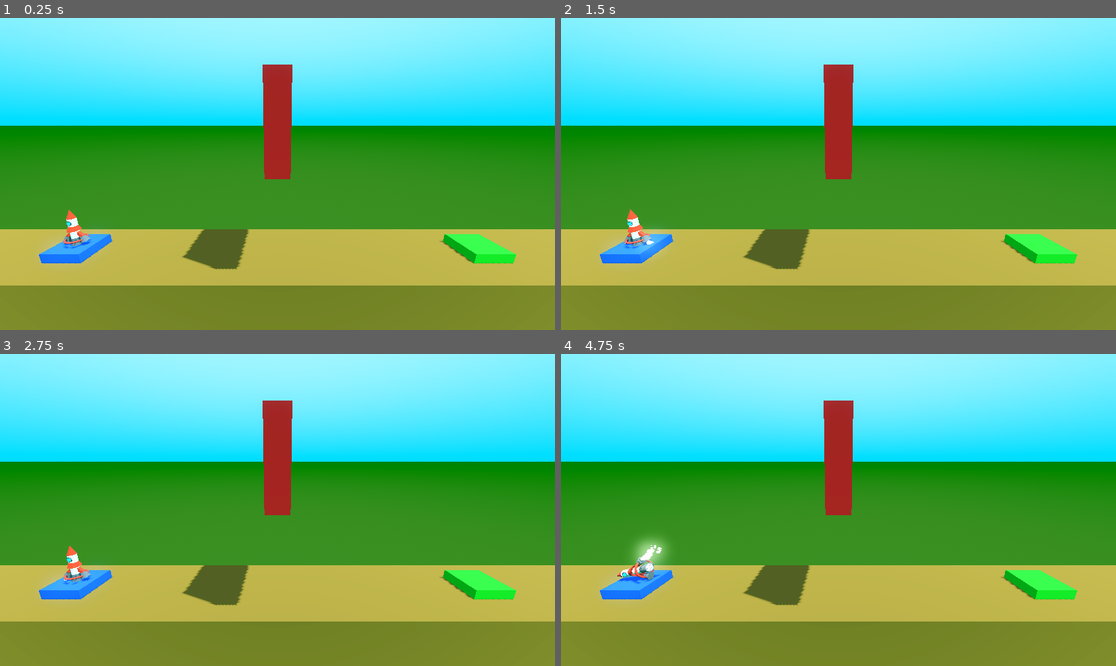
Above: before the commit, frames 1-4 (two rows, left to right).
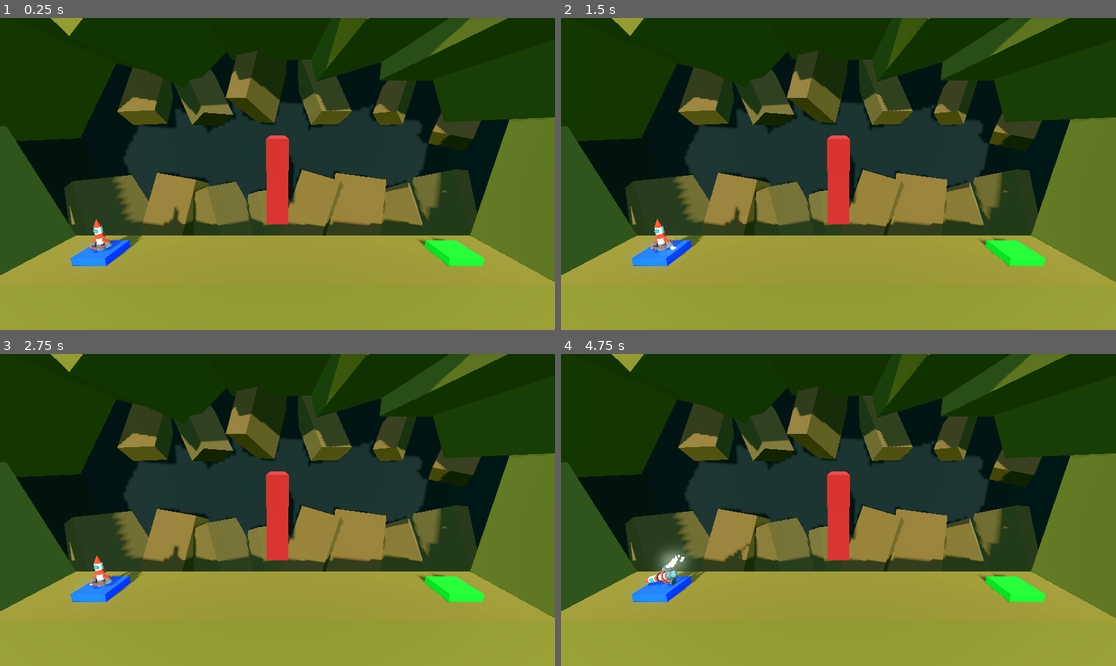
Above: after the commit, the same moments.

Repository: MateuszKosowski/Rocket-Game
Game: Godot game, scene res://scenes/lvl/level_1.tscn
Two runs of this game, one before a commit and one after it. Both use one fixed random seed, a clock stepped at 60 frames per second and the inputs below.
Inputs:
- Up to frame 1 (0.25 s): no input
- Up to frame 2 (1.5 s): tap Enter at 0.5 s; hold D (Right) 0.53-1.28 s; tap Space at 1.25 s; hold A (Left) from 1.28 s (still down)
- Up to frame 3 (2.75 s): tap Enter at 2 s; release A (Left) at 2.03 s; hold D (Right) from 2.03 s (still down)
- Up to frame 4 (4.75 s): release D (Right) at 2.78 s; hold W (Up) 2.78-3.53 s; hold A (Left) from 3.53 s (still down)

The runs differ from the first frame. In frame 1, 100% of the frame differs, in the area x 0-100%, y 0-100%; in frame 2, 100%; in frame 3, 100%; in frame 4, 100%.

Commit message:
Change bgc of levels

Diff:
--- a/scenes/lvl/level_1.tscn
+++ b/scenes/lvl/level_1.tscn
@@ -7,12 +7,16 @@
 
 [node name="Level" instance=ExtResource("1_e1veh")]
 
+[node name="DirectionalLight3D" parent="." index="0"]
+transform = Transform3D(0.993572, 0.0566016, -0.0980369, -0.0301304, 0.967012, 0.252943, 0.10912, -0.248363, 0.962501, -2.15919, 9.30759, 10.6589)
+light_energy = 0.821
+
 [node name="Floor" parent="." index="2"]
 transform = Transform3D(1, 0, 0, 0, 1, 0, 0, 0, 1, -1.29785, -3.8, 0)
 size = Vector3(45.8193, 8, 5)
 
 [node name="Box" type="CSGBox3D" parent="." index="3" groups=["Lose"]]
-transform = Transform3D(1, 0, 0, 0, 1, 0, 0, 0, 1, 0, 7, 0)
+transform = Transform3D(1, 0, 0, 0, 1, 0, 0, 0, 1, 0, 5.58483, 0)
 use_collision = true
 size = Vector3(1, 4, 5)
 material = SubResource("StandardMaterial3D_uvkro")
@@ -20,20 +24,5 @@
 [node name="LandField" parent="." index="5"]
 next_file_path = "res://scenes/lvl/level_2.tscn"
 
-[node name="Ceiling" type="CSGBox3D" parent="." index="8" groups=["Lose"]]
-transform = Transform3D(1, 0, 0, 0, 1, 0, 0, 0, 1, -1.05615, 19.1304, 0)
-layers = 0
-use_collision = true
-size = Vector3(46.3545, 1.66559, 5)
-
-[node name="Wall" type="CSGBox3D" parent="." index="9" groups=["Lose"]]
-transform = Transform3D(-4.37114e-08, -1, 0, 1, -4.37114e-08, 0, 0, 0, 1, -24.7466, 6.34725, 0.0106888)
-layers = 0
-use_collision = true
-size = Vector3(28, 1.30206, 5)
-
-[node name="Wall2" type="CSGBox3D" parent="." index="10" groups=["Lose"]]
-transform = Transform3D(-4.37114e-08, -1, 0, 1, -4.37114e-08, 0, 0, 0, 1, 21.7626, 6.1804, 0)
-layers = 0
-use_collision = true
-size = Vector3(27.6663, 0.499939, 5)
+[node name="Camera3D" parent="." index="6"]
+transform = Transform3D(1, 0, 0, 0, 0.977034, 0.213082, 0, -0.213082, 0.977034, 0, 7.98394, 11.4625)
--- a/scenes/lvl/level_2.tscn
+++ b/scenes/lvl/level_2.tscn
@@ -1,57 +1,26 @@
-[gd_scene load_steps=5 format=3 uid="uid://ca8t7kpll6dg0"]
+[gd_scene load_steps=4 format=3 uid="uid://ca8t7kpll6dg0"]
 
 [ext_resource type="PackedScene" uid="uid://dnju5vntat0yo" path="res://scenes/lvl/level_base.tscn" id="1_cvc27"]
 [ext_resource type="PackedScene" uid="uid://dn2fofs5ub5sj" path="res://scenes/obstacle/moving_box.tscn" id="2_duono"]
-
-[sub_resource type="StandardMaterial3D" id="StandardMaterial3D_02cok"]
-albedo_color = Color(0.621939, 0.486195, 0.224284, 1)
-metallic = 1.0
-metallic_specular = 0.55
 
 [sub_resource type="StandardMaterial3D" id="StandardMaterial3D_c3d5p"]
 albedo_color = Color(0.579254, 1.97336e-06, 3.85046e-07, 1)
 
 [node name="Level" instance=ExtResource("1_cvc27")]
 
-[node name="DirectionalLight3D" parent="." index="0"]
-transform = Transform3D(0.78526, -0.47878, 0.392602, 0.1094, 0.731394, 0.673123, -0.609425, -0.485626, 0.626713, 15.7496, 9.30759, 9.34906)
-
 [node name="Floor" parent="." index="2"]
-transform = Transform3D(1, 0, 0, 0, 1, 0, 0, 0, 1, 2, -3.8, 0)
 size = Vector3(44, 8, 5)
 
-[node name="Ceiling" type="CSGBox3D" parent="." index="3" groups=["Lose"]]
-transform = Transform3D(1, 0, 0, 0, 0.995979, -0.0895896, 0, 0.0895896, 0.995979, 2, 13.7729, 0)
-use_collision = true
-size = Vector3(44, 8, 5)
-material = SubResource("StandardMaterial3D_02cok")
-
-[node name="Box" type="CSGBox3D" parent="." index="4" groups=["Lose"]]
+[node name="Box" type="CSGBox3D" parent="." index="3" groups=["Lose"]]
 transform = Transform3D(1, 0, 0, 0, 1, 0, 0, 0, 1, -5.55271, 6.41939, 0)
 use_collision = true
 size = Vector3(1, 1, 5)
 material = SubResource("StandardMaterial3D_c3d5p")
 
-[node name="LandField" parent="." index="6"]
+[node name="LandField" parent="." index="5"]
 next_file_path = "res://scenes/lvl/level_3.tscn"
 
-[node name="Camera3D" parent="." index="7"]
-transform = Transform3D(1, 0, 0, 0, 0.972776, 0.231748, 0, -0.231748, 0.972776, 0, 7.46768, 10.0636)
-
-[node name="Wall" type="CSGBox3D" parent="." index="9" groups=["Lose"]]
-transform = Transform3D(-4.37114e-08, 1, 0, -1, -4.37114e-08, 0, 0, 0, 1, -20.461, 4.46827, 0)
-layers = 0
-use_collision = true
-size = Vector3(24.7684, 1, 5)
-material = SubResource("StandardMaterial3D_02cok")
-
-[node name="Wall2" type="CSGBox3D" parent="." index="10" groups=["Lose"]]
-transform = Transform3D(-4.37114e-08, 1, 0, -1, -4.37114e-08, 0, 0, 0, 1, 23.9923, 4.46827, 0)
-layers = 0
-use_collision = true
-size = Vector3(24.7684, 0.001, 5)
-
-[node name="MovingBox" parent="." index="11" instance=ExtResource("2_duono")]
+[node name="MovingBox" parent="." index="8" instance=ExtResource("2_duono")]
 transform = Transform3D(1, 0, 0, 0, 1, 0, 0, 0, 1, 3, 1.95579, 0)
 move_direction = Vector3(0, 4, 0)
 duration = 1.4
--- a/scenes/lvl/level_3.tscn
+++ b/scenes/lvl/level_3.tscn
@@ -1,15 +1,12 @@
-[gd_scene load_steps=4 format=3 uid="uid://buo15nodysbil"]
+[gd_scene load_steps=3 format=3 uid="uid://buo15nodysbil"]
 
 [ext_resource type="PackedScene" uid="uid://dnju5vntat0yo" path="res://scenes/lvl/level_base.tscn" id="1_v28gn"]
 [ext_resource type="PackedScene" uid="uid://dn2fofs5ub5sj" path="res://scenes/obstacle/moving_box.tscn" id="2_i3gcm"]
 
-[sub_resource type="StandardMaterial3D" id="StandardMaterial3D_hbot7"]
-albedo_color = Color(0.295867, 0.295867, 0.295866, 1)
-
 [node name="Level" instance=ExtResource("1_v28gn")]
 
 [node name="DirectionalLight3D" parent="." index="0"]
-transform = Transform3D(0.86858, -0.429158, 0.247775, 2.518e-08, 0.5, 0.866025, -0.495549, -0.752212, 0.43429, 15.7933, 8.93778, 7.01964)
+transform = Transform3D(0.997765, -0.0218087, 0.0631542, 0, 0.945228, 0.32641, -0.0668138, -0.32568, 0.943116, 7.6335, 4.92159, 7.62859)
 
 [node name="Floor" parent="." index="2"]
 transform = Transform3D(1, 0, 0, 0, 1, 0, 0, 0, 1, 0.59668, -3.8, 0)
@@ -18,29 +15,11 @@
 [node name="LandField" parent="." index="4"]
 next_file_path = "res://scenes/lvl/level_1.tscn"
 
-[node name="Wall" type="CSGBox3D" parent="." index="7" groups=["Lose"]]
-transform = Transform3D(-4.37114e-08, -1, 0, 1, -4.37114e-08, 0, 0, 0, 1, -17.454, 8.79007, 0)
-use_collision = true
-size = Vector3(17.1802, 5, 5)
-material = SubResource("StandardMaterial3D_hbot7")
-
-[node name="Wall2" type="CSGBox3D" parent="." index="8" groups=["Lose"]]
-transform = Transform3D(-4.37114e-08, -1, 0, 1, -4.37114e-08, 0, 0, 0, 1, 21.2137, 9.13524, 0)
-layers = 0
-use_collision = true
-size = Vector3(17.8705, 0.001, 5)
-
-[node name="Ceiling" type="CSGBox3D" parent="." index="9" groups=["Lose"]]
-transform = Transform3D(1, 0, 0, 0, 1, 0, 0, 0, 1, 0.649429, 17.7037, -0.026123)
-layers = 0
-use_collision = true
-size = Vector3(41.2185, 0.812988, 5)
-
-[node name="MovingBox" parent="." index="10" instance=ExtResource("2_i3gcm")]
+[node name="MovingBox" parent="." index="7" instance=ExtResource("2_i3gcm")]
 transform = Transform3D(0.866025, 0.5, 0, -0.5, 0.866025, 0, 0, 0, 1, 3.89838, 1.85154, 0)
 move_direction = Vector3(3, 6, 0)
 
-[node name="MovingBox2" parent="." index="11" instance=ExtResource("2_i3gcm")]
+[node name="MovingBox2" parent="." index="8" instance=ExtResource("2_i3gcm")]
 transform = Transform3D(-4.37114e-08, -1, 0, 1, -4.37114e-08, 0, 0, 0, 1, -7.8384, 11.245, -0.0256224)
 move_direction = Vector3(6, 0, 1)
 duration = 2.0
--- a/scenes/lvl/level_base.tscn
+++ b/scenes/lvl/level_base.tscn
@@ -27,6 +27,29 @@
 metallic = 1.0
 metallic_specular = 0.55
 
+[sub_resource type="StandardMaterial3D" id="StandardMaterial3D_7yksg"]
+albedo_color = Color(0.61267, 0.478579, 0.219705, 1)
+metallic = 1.0
+metallic_specular = 0.55
+
+[sub_resource type="StandardMaterial3D" id="StandardMaterial3D_vrr3j"]
+albedo_color = Color(0, 0, 0, 1)
+
+[sub_resource type="StandardMaterial3D" id="StandardMaterial3D_s7oap"]
+albedo_color = Color(0, 0, 0, 1)
+
+[sub_resource type="StandardMaterial3D" id="StandardMaterial3D_g3ctk"]
+albedo_color = Color(0.32427, 0.200198, 0.00294295, 1)
+
+[sub_resource type="StandardMaterial3D" id="StandardMaterial3D_2gb5h"]
+albedo_color = Color(0.32427, 0.200198, 0.00294295, 1)
+
+[sub_resource type="StandardMaterial3D" id="StandardMaterial3D_p2j02"]
+albedo_color = Color(0.32427, 0.200198, 0.00294295, 1)
+
+[sub_resource type="StandardMaterial3D" id="StandardMaterial3D_2ieyy"]
+albedo_color = Color(0.32427, 0.200198, 0.00294295, 1)
+
 [sub_resource type="StandardMaterial3D" id="StandardMaterial3D_60g8j"]
 albedo_color = Color(0.00269263, 0.227332, 0.869013, 1)
 backlight_enabled = true
@@ -39,7 +62,7 @@
 script = SubResource("GDScript_xrvwv")
 
 [node name="DirectionalLight3D" type="DirectionalLight3D" parent="."]
-transform = Transform3D(0.395706, -0.795338, 0.459189, 7.67081e-08, 0.5, 0.866025, -0.918377, -0.342691, 0.197853, 15.747, 9.30759, 0.497363)
+transform = Transform3D(0.997765, -0.0218087, 0.0631543, -0.00221872, 0.933892, 0.357548, -0.0667769, -0.356889, 0.931757, 7.6335, 4.92159, 9.30087)
 shadow_enabled = true
 
 [node name="WorldEnvironment" type="WorldEnvironment" parent="."]
@@ -50,6 +73,139 @@
 use_collision = true
 size = Vector3(40, 8, 5)
 material = SubResource("StandardMaterial3D_02cok")
+
+[node name="Wall" type="CSGBox3D" parent="Floor"]
+transform = Transform3D(0.937804, -0.347165, 0, 0.347165, 0.937804, 0, 0, 0, 1, -17.3566, 7.67064, 0)
+size = Vector3(4, 10, 5)
+material = SubResource("StandardMaterial3D_7yksg")
+
+[node name="Wall2" type="CSGBox3D" parent="Floor"]
+transform = Transform3D(0.82104, 0.570871, 0, -0.570871, 0.82104, 0, 0, 0, 1, -16.3065, 16.2255, -2.85034)
+size = Vector3(4, 10, 10.7007)
+material = SubResource("StandardMaterial3D_7yksg")
+
+[node name="Wall3" type="CSGBox3D" parent="Floor"]
+transform = Transform3D(0.911877, -0.410464, 0, 0.410464, 0.911877, 0, 0, 0, 1, 16.3292, 17.8337, -2.61646)
+size = Vector3(4, 10, 10.2329)
+material = SubResource("StandardMaterial3D_7yksg")
+
+[node name="Wall4" type="CSGBox3D" parent="Floor"]
+transform = Transform3D(0.994125, 0.108242, 0, -0.108242, 0.994125, 0, 0, 0, 1, 18.1403, 7.10965, 0)
+size = Vector3(4, 11.1053, 5)
+material = SubResource("StandardMaterial3D_7yksg")
+
+[node name="Celing" type="CSGBox3D" parent="Floor"]
+transform = Transform3D(-0.205999, 0.978552, 0, -0.978552, -0.205999, 0, 0, 0, 1, -11.899, 19.3656, -3.08789)
+size = Vector3(4, 7.10872, 11.1758)
+material = SubResource("StandardMaterial3D_7yksg")
+
+[node name="Celing2" type="CSGBox3D" parent="Floor"]
+transform = Transform3D(0.679902, 0.733303, 0, -0.733303, 0.679902, 0, 0, 0, 1, -5.64784, 19.257, -3.17944)
+size = Vector3(4, 7.10872, 11.3589)
+material = SubResource("StandardMaterial3D_7yksg")
+
+[node name="Celing3" type="CSGBox3D" parent="Floor"]
+transform = Transform3D(-0.00544544, 0.999985, 0, -0.999985, -0.00544544, 0, 0, 0, 1, 0.863775, 19.7641, -2.78369)
+size = Vector3(4, 7.10872, 10.5674)
+material = SubResource("StandardMaterial3D_7yksg")
+
+[node name="Celing4" type="CSGBox3D" parent="Floor"]
+transform = Transform3D(0.275268, 0.961368, 0, -0.961368, 0.275268, 0, 0, 0, 1, 7.61408, 18.8625, -2.80078)
+size = Vector3(4, 7.10872, 10.6016)
+material = SubResource("StandardMaterial3D_7yksg")
+
+[node name="Celing5" type="CSGBox3D" parent="Floor"]
+transform = Transform3D(-0.00544544, 0.999985, 0, -0.999985, -0.00544544, 0, 0, 0, 1, 14.0565, 18.1038, -2.85034)
+size = Vector3(4, 7.10872, 10.7007)
+material = SubResource("StandardMaterial3D_7yksg")
+
+[node name="AllBgc" type="Node3D" parent="Floor"]
+transform = Transform3D(1, 0, 0, 0, 1, 0, 0, 0, 1, -0.0137663, -0.0141559, -2.66039)
+
+[node name="Bgc" type="CSGBox3D" parent="Floor/AllBgc"]
+transform = Transform3D(1, 0, 0, 0, 1, 0, 0, 0, 1, -0.986919, 8.05853, -8.34975)
+size = Vector3(49.8334, 40.4583, 1)
+material = SubResource("StandardMaterial3D_vrr3j")
+
+[node name="Bgc2" type="CSGBox3D" parent="Floor/AllBgc"]
+transform = Transform3D(-4.37114e-08, 0, -1, 0, 1, 0, 1, 0, -4.37114e-08, 20.4086, 11.2007, -3.19775)
+size = Vector3(10, 32.6541, 1)
+material = SubResource("StandardMaterial3D_s7oap")
+
+[node name="Bgc3" type="CSGBox3D" parent="Floor/AllBgc"]
+transform = Transform3D(-4.37114e-08, 0, -1, 0, 1, 0, 1, 0, -4.37114e-08, -19.4695, 11.2007, -3.19775)
+size = Vector3(10, 32.6541, 1)
+material = SubResource("StandardMaterial3D_s7oap")
+
+[node name="Rock" type="CSGBox3D" parent="Floor/AllBgc"]
+transform = Transform3D(0.786598, -0.29119, -0.544493, 0.394715, 0.915248, 0.0807564, 0.47483, -0.278442, 0.834869, -4.51955, 1.88071, -6.5515)
+size = Vector3(4, 7.81396, 5)
+material = SubResource("StandardMaterial3D_g3ctk")
+
+[node name="Rock2" type="CSGBox3D" parent="Floor/AllBgc"]
+transform = Transform3D(0.558272, -0.169096, -0.812243, 0.394715, 0.915248, 0.0807564, 0.729748, -0.365689, 0.577702, 0.783935, 1.46292, -7.77223)
+size = Vector3(4, 6.7934, 5)
+material = SubResource("StandardMaterial3D_2gb5h")
+
+[node name="Rock3" type="CSGBox3D" parent="Floor/AllBgc"]
+transform = Transform3D(0.861124, 0.342807, -0.375431, -0.181663, 0.897192, 0.402549, 0.47483, -0.278442, 0.834869, 5.0014, 2.40652, -6.44232)
+size = Vector3(4, 8.85583, 5)
+material = SubResource("StandardMaterial3D_p2j02")
+
+[node name="Rock4" type="CSGBox3D" parent="Floor/AllBgc"]
+transform = Transform3D(-0.240425, 0.187717, -0.952344, 0.394715, 0.915248, 0.0807564, 0.88679, -0.356489, -0.294143, -9.58273, 2.29504, -6.71288)
+size = Vector3(4, 8.71936, 5)
+material = SubResource("StandardMaterial3D_g3ctk")
+
+[node name="Rock5" type="CSGBox3D" parent="Floor/AllBgc"]
+transform = Transform3D(0.827388, -0.315848, -0.464401, 0.394715, 0.915248, 0.0807564, 0.399535, -0.250123, 0.881935, -16.0868, 2.67216, -6.08235)
+size = Vector3(4, 7.81396, 6.1239)
+material = SubResource("StandardMaterial3D_g3ctk")
+
+[node name="Rock6" type="CSGBox3D" parent="Floor/AllBgc"]
+transform = Transform3D(-0.240425, 0.187717, -0.952344, 0.394715, 0.915248, 0.0807564, 0.88679, -0.356489, -0.294143, 9.56938, 2.29504, -6.71288)
+size = Vector3(4, 8.71936, 5)
+material = SubResource("StandardMaterial3D_g3ctk")
+
+[node name="Rock7" type="CSGBox3D" parent="Floor/AllBgc"]
+transform = Transform3D(0.786598, -0.29119, -0.544493, 0.394715, 0.915248, 0.0807564, 0.47483, -0.278442, 0.834869, 14.7739, 1.88071, -6.5515)
+size = Vector3(4, 7.81396, 5)
+material = SubResource("StandardMaterial3D_g3ctk")
+
+[node name="Rock8" type="CSGBox3D" parent="Floor/AllBgc"]
+transform = Transform3D(0.360049, -0.0732136, -0.930056, 0.394715, 0.915248, 0.0807565, 0.84532, -0.396184, 0.358432, 20.0628, 3.89998, -6.17596)
+size = Vector3(4.47961, 6.7934, 6.00879)
+material = SubResource("StandardMaterial3D_2gb5h")
+
+[node name="Rock10" type="CSGBox3D" parent="Floor/AllBgc"]
+transform = Transform3D(0.877118, 0.227461, -0.422997, -0.0721196, 0.93313, 0.352232, 0.47483, -0.278442, 0.834869, 0.218158, 18.0921, -6.26568)
+size = Vector3(2, 10.1248, 5)
+material = SubResource("StandardMaterial3D_p2j02")
+
+[node name="Rock11" type="CSGBox3D" parent="Floor/AllBgc"]
+transform = Transform3D(0.718242, -0.425604, -0.550445, 0.508591, 0.861006, -0.00210087, 0.47483, -0.278442, 0.834869, -7.06613, 17.5159, -7.19365)
+size = Vector3(2, 11.1723, 3.44617)
+material = SubResource("StandardMaterial3D_p2j02")
+
+[node name="Rock12" type="CSGBox3D" parent="Floor/AllBgc"]
+transform = Transform3D(-0.0612352, -0.00252248, -0.99812, 0.551813, 0.833192, -0.0359596, 0.831717, -0.552978, -0.0496287, -11.1552, 17.5159, -8.52239)
+size = Vector3(2, 11.1723, 3.44617)
+material = SubResource("StandardMaterial3D_p2j02")
+
+[node name="Rock13" type="CSGBox3D" parent="Floor/AllBgc"]
+transform = Transform3D(0.331118, -0.258462, -0.907501, 0.551813, 0.833192, -0.0359596, 0.765417, -0.488864, 0.418507, 4.95893, 17.5159, -8.52239)
+size = Vector3(2, 11.1723, 3.44617)
+material = SubResource("StandardMaterial3D_2ieyy")
+
+[node name="Rock14" type="CSGBox3D" parent="Floor/AllBgc"]
+transform = Transform3D(-0.64692, 0.40044, -0.648955, 0.551813, 0.833192, -0.0359596, 0.526304, -0.381365, -0.759977, 14.2365, 17.493, -8.44591)
+size = Vector3(2, 11.1723, 2.17523)
+material = SubResource("StandardMaterial3D_2ieyy")
+
+[node name="Rock15" type="CSGBox3D" parent="Floor/AllBgc"]
+transform = Transform3D(-0.416095, 0.503331, -0.757313, 0.561738, 0.797196, 0.221199, 0.715064, -0.333372, -0.614449, 21.2283, 16.2972, -7.89857)
+size = Vector3(2.2, 14.043, 3)
+material = SubResource("StandardMaterial3D_2ieyy")
 
 [node name="LaunchPad" type="CSGBox3D" parent="."]
 transform = Transform3D(1, 0, 0, 0, 1, 0, 0, 0, 1, -11, 0.2, 0)
@@ -65,7 +221,7 @@
 script = ExtResource("1_4qvsf")
 
 [node name="Camera3D" type="Camera3D" parent="."]
-transform = Transform3D(1, 0, 0, 0, 0.972776, 0.231748, 0, -0.231748, 0.972776, 0, 7, 10)
+transform = Transform3D(1, 0, 0, 0, 0.972776, 0.231748, 0, -0.231748, 0.972776, 0, 8.19642, 11.1986)
 
 [node name="Player" parent="." instance=ExtResource("1_tifit")]
 transform = Transform3D(1, 0, 0, 0, 1, 0, 0, 0, 1, -11, 1.7, 0)
Not shown: 1 places in scenes/lvl/level_base.tscn that only renumber resources
